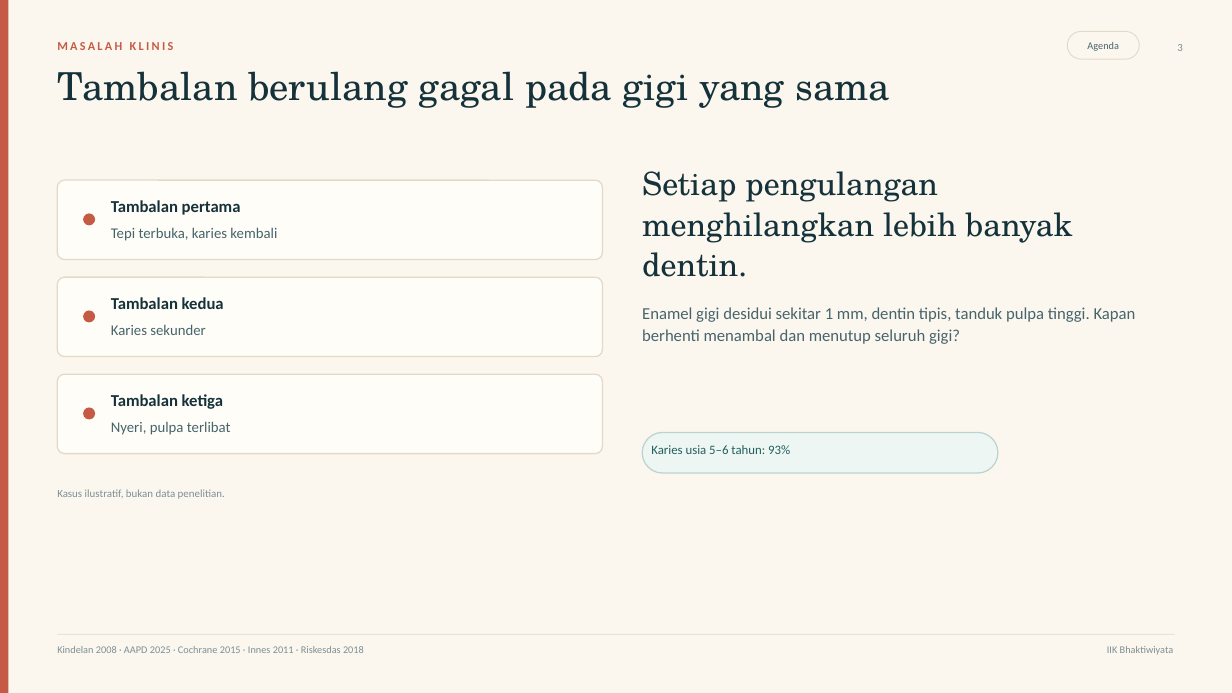
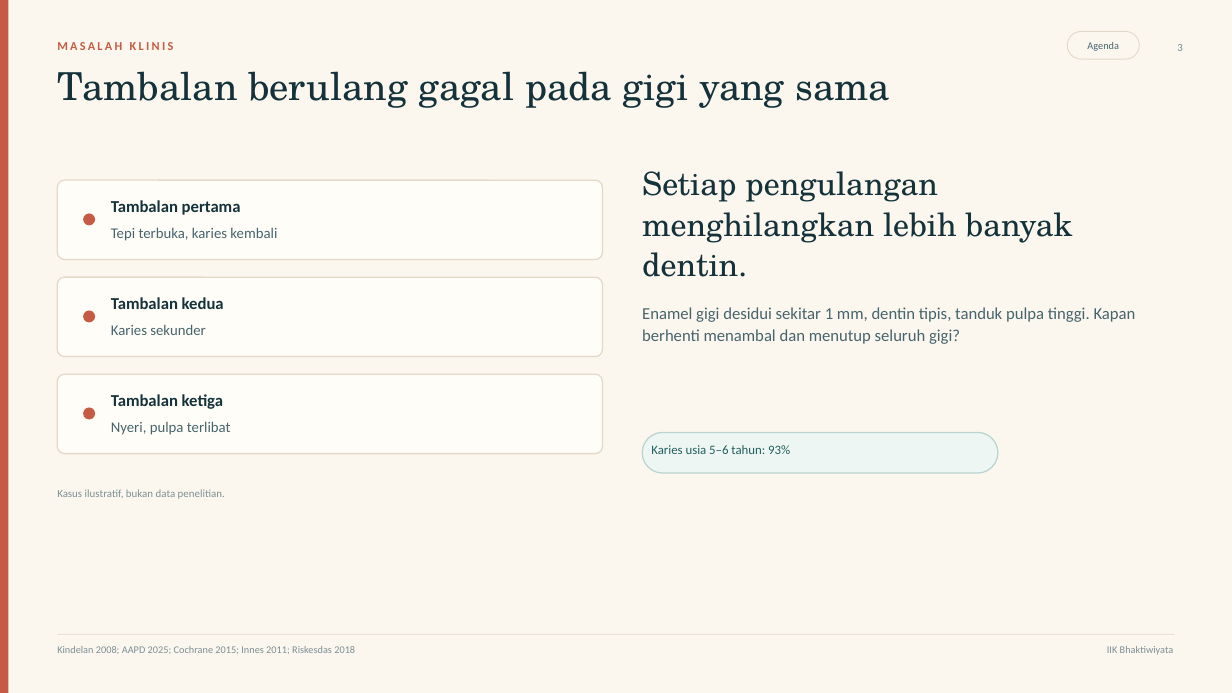
Before and after one commit to maskchanel14-source/agents, a slide deck: slide 3 of deliverables/ssc-pedodonsia/ssc-pedodonsia.pptx. Drawn at 1232x693 pixels with LibreOffice and Linux fonts; fonts in the diff are those of the drawing. Boxes give left, top, right and bottom in pixels: in the first picture for what was removed or moved away, otherwise in the second. Text is boxed around its words. In the diff, an @@ line names an element or a change of style, - is before the commit and + after.

Commit message:
Fix SSC deck layout, align bibliography numbering, and tighten clinical wording

```diff
--- a/deliverables/ssc-pedodonsia/ssc-pedodonsia.pptx
+++ b/deliverables/ssc-pedodonsia/ssc-pedodonsia.pptx
@@ text at [57, 646, 355, 654]: text changed @@
-Kindelan 2008 · AAPD 2025 · Cochrane 2015 · Innes 2011 · Riskesdas 2018
+Kindelan 2008; AAPD 2025; Cochrane 2015; Innes 2011; Riskesdas 2018
```
Also in this commit, not shown: 16 other slides changed, 8 other files.
